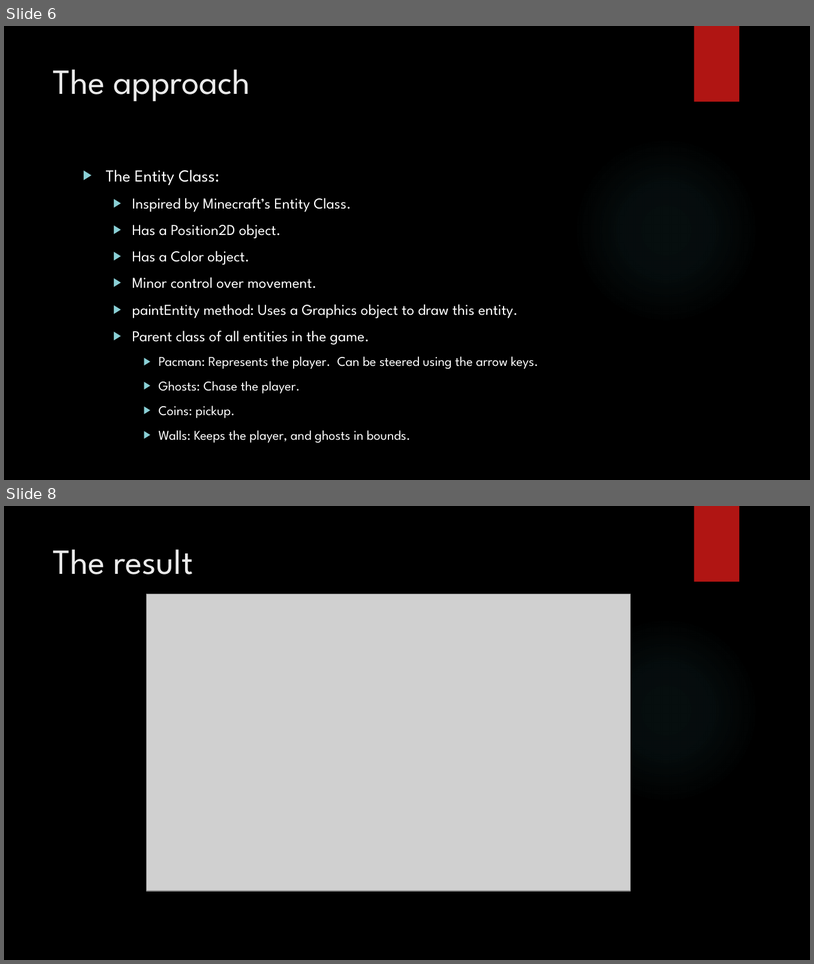
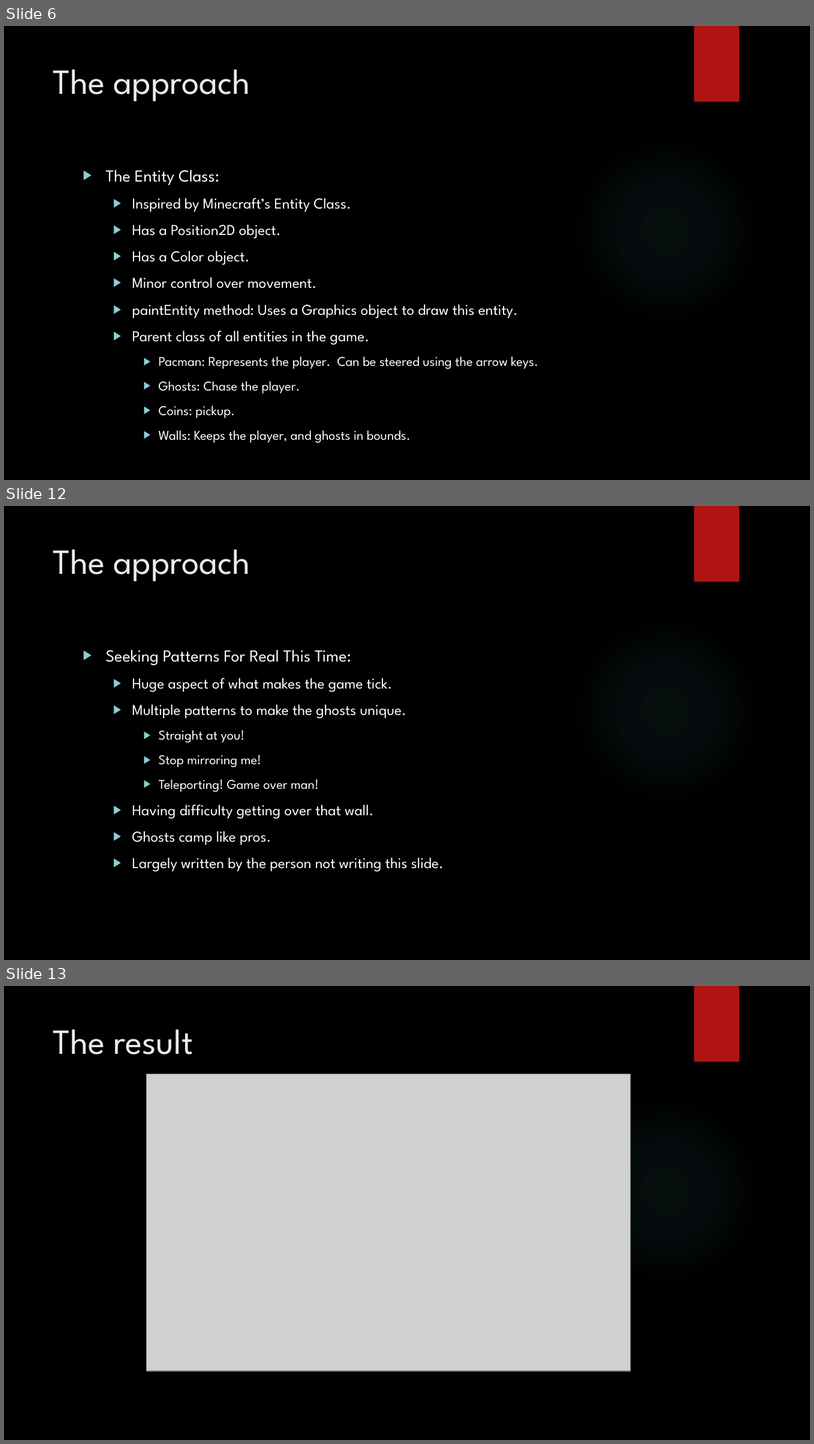
Before and after one commit to DrewMichel/MCC-CS-113-Group-Project, a slide deck: CS 113 Final Project.pptx. Shown one above the other, each under a label of ours: slides 6 and 8 before the commit, slides 6, 12 and 13 after it; the slides between them are not shown. The pictures are 814x964 and 814x1444 pixels, drawn with LibreOffice and Linux fonts; fonts in the diff are those of the drawing; grey boxes stand for pictures; background and template pictures are left out. Boxes give left, top, right and bottom in pixels: in the first picture for what was removed or moved away, otherwise in the second. Text is boxed around its words. In the diff, an @@ line names an element or a change of style, - is before the commit and + after.

Commit message:
Stated in previous push: Using hashmaps on pacman. Pushing presentation.  At about 15 pages.  Have a look and add any difficulties or things of interest you encountered (between the approach and the result section, preferably)

```diff
--- a/CS 113 Final Project.pptx
+++ b/CS 113 Final Project.pptx
@@ slide 12 added at bbox=[4, 506, 810, 960], background picture (left out); not listed: 2 template elements that a slide beside it also shows @@
@@ title added at bbox=[53, 549, 251, 582], 42 pt, text #EBEBEB @@
+The approach
@@ text added at bbox=[106, 649, 444, 871], 18 pt, text #FFFFFF @@
+▶ Seeking Patterns For Real This Time:
+  ▶ Huge aspect of what makes the game tick.
+  ▶ Multiple patterns to make the ghosts unique.
+    ▶ Straight at you!
+    ▶ Stop mirroring me!
+    ▶ Teleporting! Game over man!
+  ▶ Having difficulty getting over that wall.
+  ▶ Ghosts camp like pros.
+  ▶ Largely written by the person not writing this slide.
@@ what was slide 8 is now slide 13 @@
```
Also in this commit, not shown: 1 slide changed, 4 other slides added, 1 other file.
